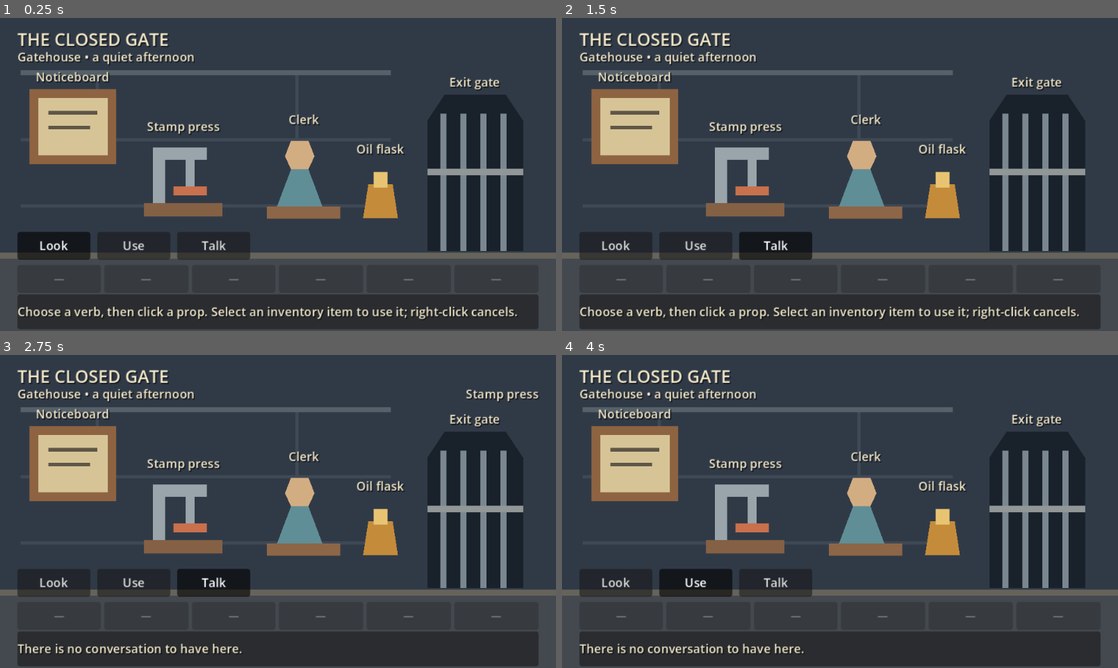
Above: before the commit, frames 1-4 (two rows, left to right).
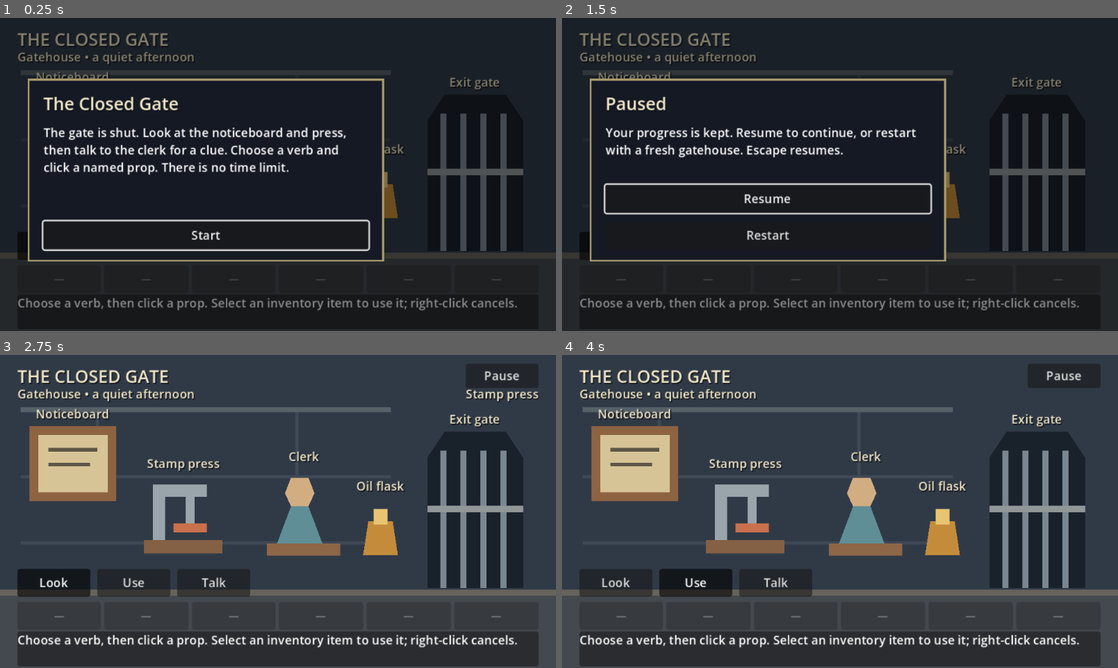
Above: after the commit, the same moments.

Repository: joacod/godot-games
Game: Godot game, scene res://scenes/main.tscn
The game is run twice, just before and just after one commit, with the same random seed, the same clock (stepped at 60 frames per second) and the same inputs.
Inputs (mouse positions are in pixels of both pictures, inside the frame that each line leads up to):
- Up to frame 1 (0.25 s): no input
- Up to frame 2 (1.5 s): click (767, 233) at 0.5 s, where only the run after the commit has a clickable "Start"; click (1062, 39) at 1.25 s, where only the run after the commit has a clickable "Pause"
- Up to frame 3 (2.75 s): click (205, 536) at 2 s, where only the run after the commit has a clickable "Resume"
- Up to frame 4 (4 s): click "Look" at 2.75 s; click "Use" at 3.5 s

The runs differ from the first frame. In frame 1, 82% of the frame differs, in the area x 0-100%, y 0-100%; in frame 2, 83%; in frame 3, 2.8%; in frame 4, 2.8%.

Commit message:
Add point-and-click Step 05 menus and restart

Diff:
--- a/point-and-click/data/theme.tres
+++ b/point-and-click/data/theme.tres
@@ -18,3 +18,14 @@
 metadata/item_target = "…"
 metadata/press_repaired = "Stamp press (repaired)"
 metadata/dialogue_cancel = "Leave conversation"
+metadata/gate_open = "Exit gate (open)"
+metadata/menu_start_title = "The Closed Gate"
+metadata/menu_start_text = "The gate is shut. Look at the noticeboard and press, then talk to the clerk for a clue. Choose a verb and click a named prop. There is no time limit."
+metadata/menu_pause_title = "Paused"
+metadata/menu_pause_text = "Your progress is kept. Resume to continue, or restart with a fresh gatehouse. Escape resumes."
+metadata/menu_complete_title = "The gate is open"
+metadata/menu_complete_text = "You repaired the press, collected a stamped pass and opened the gate. Your errand is complete. Play again with a fresh gatehouse."
+metadata/menu_start = "Start"
+metadata/menu_resume = "Resume"
+metadata/menu_restart = "Restart"
+metadata/menu_pause_button = "Pause"
--- a/point-and-click/scenes/main.tscn
+++ b/point-and-click/scenes/main.tscn
@@ -13,6 +13,8 @@
 
 [ext_resource type="Script" path="res://scripts/dialogue.gd" id="9"]
 [ext_resource type="PackedScene" path="res://scenes/ui/dialogue_panel.tscn" id="10"]
+
+[ext_resource type="PackedScene" path="res://scenes/ui/menus.tscn" id="11"]
 
 [node name="Main" type="Node"]
 script = ExtResource("1")
@@ -89,3 +91,6 @@
 
 [node name="DialoguePanel" parent="UI/Presentation" instance=ExtResource("10")]
 theme = ExtResource("3")
+
+[node name="Menus" parent="UI/Presentation" instance=ExtResource("11")]
+theme = ExtResource("3")
--- /dev/null
+++ b/point-and-click/scenes/ui/menus.tscn
@@ -0,0 +1,71 @@
+[gd_scene load_steps=3 format=3]
+
+[ext_resource type="Script" path="res://scripts/menu_ui.gd" id="1"]
+
+[sub_resource type="StyleBoxFlat" id="PanelStyle"]
+bg_color = Color(0.08, 0.1, 0.14, 1)
+border_width_left = 2
+border_width_top = 2
+border_width_right = 2
+border_width_bottom = 2
+border_color = Color(0.65, 0.6, 0.42, 1)
+
+[node name="Menus" type="Control"]
+visible = false
+layout_mode = 0
+offset_right = 640.0
+offset_bottom = 360.0
+mouse_filter = 2
+script = ExtResource("1")
+
+[node name="Shade" type="ColorRect" parent="."]
+layout_mode = 0
+offset_right = 640.0
+offset_bottom = 360.0
+mouse_filter = 2
+color = Color(0, 0, 0, 0.45)
+
+[node name="Panel" type="PanelContainer" parent="."]
+layout_mode = 0
+offset_left = 32.0
+offset_top = 70.0
+offset_right = 442.0
+offset_bottom = 280.0
+theme_override_styles/panel = SubResource("PanelStyle")
+
+[node name="Margin" type="MarginContainer" parent="Panel"]
+layout_mode = 2
+theme_override_constants/margin_left = 16
+theme_override_constants/margin_right = 16
+theme_override_constants/margin_top = 12
+theme_override_constants/margin_bottom = 12
+
+[node name="Rows" type="VBoxContainer" parent="Panel/Margin"]
+layout_mode = 2
+theme_override_constants/separation = 10
+
+[node name="Title" type="Label" parent="Panel/Margin/Rows"]
+layout_mode = 2
+mouse_filter = 2
+theme_override_font_sizes/font_size = 20
+autowrap_mode = 2
+
+[node name="Text" type="RichTextLabel" parent="Panel/Margin/Rows"]
+custom_minimum_size = Vector2(0, 60)
+layout_mode = 2
+size_flags_vertical = 3
+
+[node name="Primary" type="Button" parent="Panel/Margin/Rows"]
+custom_minimum_size = Vector2(0, 32)
+layout_mode = 2
+
+[node name="Restart" type="Button" parent="Panel/Margin/Rows"]
+custom_minimum_size = Vector2(0, 32)
+layout_mode = 2
+
+[node name="Pause" type="Button" parent="."]
+layout_mode = 0
+offset_left = 536.0
+offset_top = 10.0
+offset_right = 620.0
+offset_bottom = 34.0
--- a/point-and-click/scenes/ui/verbs.tscn
+++ b/point-and-click/scenes/ui/verbs.tscn
@@ -43,11 +43,12 @@
 [node name="ItemPrompt" type="Label" parent="."]
 offset_left = 300.0
 offset_top = 10.0
-offset_right = 620.0
+offset_right = 520.0
 offset_bottom = 34.0
-mouse_filter = 2
+mouse_filter = 0
 theme_override_font_sizes/font_size = 12
-autowrap_mode = 2
+text_overrun_behavior = 3
+clip_text = true
 
 [node name="Description" type="PanelContainer" parent="."]
 offset_left = 20.0
@@ -56,7 +57,6 @@
 offset_bottom = 358.0
 mouse_filter = 0
 
-[node name="Text" type="Label" parent="Description"]
+[node name="Text" type="RichTextLabel" parent="Description"]
+custom_minimum_size = Vector2(0, 38)
 layout_mode = 2
-mouse_filter = 2
-autowrap_mode = 2
--- a/point-and-click/scripts/interaction_ui.gd
+++ b/point-and-click/scripts/interaction_ui.gd
@@ -33,7 +33,9 @@
 
 func _show_prompt() -> void:
 	$ItemPrompt.text = ""
+	$ItemPrompt.tooltip_text = ""
 	if not interaction.selected_item.is_empty():
 		var item_name: String = interaction.inventory.definitions[interaction.selected_item].name
 		var target: String = interaction.hovered_name if not interaction.hovered_name.is_empty() else theme.get_meta("item_target")
 		$ItemPrompt.text = theme.get_meta("item_prompt") % [item_name, target]
+		$ItemPrompt.tooltip_text = $ItemPrompt.text
--- a/point-and-click/scripts/inventory_ui.gd
+++ b/point-and-click/scripts/inventory_ui.gd
@@ -14,6 +14,8 @@
 		slot.size_flags_horizontal = Control.SIZE_EXPAND_FILL
 		slot.add_theme_font_size_override("font_size", 12)
 		slot.toggle_mode = true
+		slot.clip_text = true
+		slot.text_overrun_behavior = TextServer.OVERRUN_TRIM_ELLIPSIS
 		slot.pressed.connect(_select.bind(index))
 		add_child(slot)
 		slots.append(slot)
@@ -33,5 +35,5 @@
 		var slot := slots[index]
 		slot.disabled = not occupied
 		slot.text = inventory.definitions[inventory.items[index]].name if occupied else "—"
-		slot.tooltip_text = inventory.definitions[inventory.items[index]].description if occupied else ""
+		slot.tooltip_text = "%s\n%s" % [inventory.definitions[inventory.items[index]].name, inventory.definitions[inventory.items[index]].description] if occupied else ""
 		slot.set_pressed_no_signal(occupied and inventory.items[index] == interaction.selected_item)
--- a/point-and-click/scripts/main.gd
+++ b/point-and-click/scripts/main.gd
@@ -3,6 +3,8 @@
 const HotspotScene := preload("res://scenes/hotspot.tscn")
 const ContentLoader := preload("res://scripts/content_loader.gd")
 @export var content_directory := "res://data"
+var lifecycle := "start"
+var restart_pending := false
 var content: Dictionary = {}
 var content_errors: PackedStringArray = []
 
@@ -34,7 +36,75 @@
 	$UI/Presentation/InteractionUI.show()
 	$UI/Presentation/InventoryBar.configure($Inventory, $Interaction)
 	$UI/Presentation/InventoryBar.show()
+	$UI/Presentation/Menus.start_requested.connect(start_game)
+	$UI/Presentation/Menus.resume_requested.connect(resume_game)
+	$UI/Presentation/Menus.pause_requested.connect(pause_game)
+	$UI/Presentation/Menus.restart_requested.connect(func(): restart_game.call_deferred())
+	$PuzzleState.finished.connect(_complete_game)
+	$UI/Presentation/Menus.show()
+	$Interaction.modal_open = true
+	$UI/Presentation/Menus.show_screen("start")
 	_refresh_room()
+
+
+func start_game() -> void:
+	if lifecycle != "start" or content.is_empty():
+		return
+	lifecycle = "playing"
+	$Interaction.modal_open = false
+	$UI/Presentation/Menus.show_screen("")
+
+
+func pause_game() -> void:
+	if lifecycle != "playing":
+		return
+	lifecycle = "pause"
+	$Interaction.modal_open = true
+	$Dialogue.set_process_input(false)
+	$UI/Presentation/DialoguePanel.hide()
+	$UI/Presentation/Menus.show_screen("pause")
+
+
+func resume_game() -> void:
+	if lifecycle != "pause":
+		return
+	lifecycle = "playing"
+	$Dialogue.set_process_input(true)
+	$UI/Presentation/DialoguePanel.refresh()
+	$Interaction.modal_open = not $Dialogue.current_node_id.is_empty()
+	$UI/Presentation/Menus.show_screen("")
+
+
+func _complete_game() -> void:
+	lifecycle = "complete"
+	$Interaction.cancel_selection()
+	$Interaction.modal_open = true
+	$UI/Presentation/Menus.show_screen("complete")
+	_refresh_room()
+
+
+func restart_game() -> Node:
+	if restart_pending or content.is_empty():
+		return null
+	restart_pending = true
+	var replacement: Node = load(scene_file_path).instantiate()
+	replacement.content_directory = content_directory
+	var parent := get_parent()
+	var was_current := get_tree().current_scene == self
+	var tree := get_tree()
+	parent.remove_child(self)
+	parent.add_child(replacement)
+	if was_current:
+		tree.current_scene = replacement
+	replacement.start_game()
+	queue_free()
+	return replacement
+
+
+func _unhandled_input(event: InputEvent) -> void:
+	if lifecycle == "playing" and event.is_action_pressed("pause"):
+		pause_game()
+		get_viewport().set_input_as_handled()
 
 
 func build_room() -> void:
@@ -72,3 +142,7 @@
 	var repaired: bool = $PuzzleState.flags.press_repaired
 	$Room/Props/press/Shape4.position.y = -10.0 if repaired else 0.0
 	$Room/pressLabel.text = $UI/Presentation.theme.get_meta("press_repaired") if repaired else $Room/Hotspots/press.display_name
+	var complete: bool = $PuzzleState.completed
+	for index in range(1, 6):
+		$Room/Props/gate.get_node("Shape" + str(index)).visible = not complete
+	$Room/gateLabel.text = $UI/Presentation.theme.get_meta("gate_open") if complete else $Room/Hotspots/gate.display_name
--- /dev/null
+++ b/point-and-click/scripts/menu_ui.gd
@@ -0,0 +1,48 @@
+extends Control
+
+signal start_requested
+signal resume_requested
+signal restart_requested
+signal pause_requested
+
+var screen := ""
+
+
+func _ready() -> void:
+	$Panel/Margin/Rows/Primary.pressed.connect(_primary)
+	$Panel/Margin/Rows/Restart.pressed.connect(func(): restart_requested.emit())
+	$Pause.pressed.connect(func(): pause_requested.emit())
+	$Pause.text = theme.get_meta("menu_pause_button")
+	$Panel/Margin/Rows/Restart.text = theme.get_meta("menu_restart")
+
+
+func show_screen(value: String) -> void:
+	screen = value
+	mouse_filter = Control.MOUSE_FILTER_IGNORE if screen.is_empty() else Control.MOUSE_FILTER_STOP
+	$Shade.visible = not screen.is_empty()
+	$Panel.visible = not screen.is_empty()
+	$Pause.visible = screen.is_empty()
+	if screen.is_empty():
+		return
+	$Panel/Margin/Rows/Title.text = theme.get_meta("menu_" + screen + "_title")
+	$Panel/Margin/Rows/Text.text = theme.get_meta("menu_" + screen + "_text")
+	$Panel/Margin/Rows/Primary.visible = screen != "complete"
+	$Panel/Margin/Rows/Primary.text = theme.get_meta("menu_start" if screen == "start" else "menu_resume")
+	$Panel/Margin/Rows/Restart.visible = screen != "start"
+	if screen == "complete":
+		$Panel/Margin/Rows/Restart.grab_focus()
+	else:
+		$Panel/Margin/Rows/Primary.grab_focus()
+
+
+func _primary() -> void:
+	if screen == "start":
+		start_requested.emit()
+	elif screen == "pause":
+		resume_requested.emit()
+
+
+func _input(event: InputEvent) -> void:
+	if screen == "pause" and event.is_action_pressed("pause"):
+		resume_requested.emit()
+		get_viewport().set_input_as_handled()
--- a/point-and-click/tests/inventory_actions_test.gd
+++ b/point-and-click/tests/inventory_actions_test.gd
@@ -8,6 +8,7 @@
 func run(tree: SceneTree, check: Callable, capture: Callable) -> void:
 	var main := MainScene.instantiate()
 	tree.root.add_child(main)
+	main.start_game()
 	await tree.process_frame
 	var inventory: Node = main.get_node("Inventory")
 	var state: Node = main.get_node("PuzzleState")
--- a/point-and-click/tests/puzzle_chain_test.gd
+++ b/point-and-click/tests/puzzle_chain_test.gd
@@ -7,6 +7,7 @@
 func run(tree: SceneTree, check: Callable, capture: Callable) -> void:
 	var main := MainScene.instantiate()
 	tree.root.add_child(main)
+	main.start_game()
 	await tree.process_frame
 	var state: Node = main.get_node("PuzzleState")
 	var inventory: Node = main.get_node("Inventory")
--- /dev/null
+++ b/point-and-click/tests/restart_test.gd
@@ -0,0 +1,157 @@
+extends RefCounted
+
+const MainScene := preload("res://scenes/main.tscn")
+const InputChecks := preload("res://tests/interaction_test.gd")
+
+
+func key(tree: SceneTree, code: int) -> void:
+	for pressed in [true, false]:
+		var event := InputEventKey.new()
+		event.physical_keycode = code
+		event.pressed = pressed
+		tree.root.push_input(event, true)
+	await tree.process_frame
+
+
+func click_button(tree: SceneTree, inputs: RefCounted, button: Button) -> void:
+	await tree.process_frame
+	await inputs.click(tree, button.get_global_transform_with_canvas() * (button.size / 2))
+
+
+func finish(main: Node) -> void:
+	var interaction: Node = main.get_node("Interaction")
+	interaction.select_verb("use")
+	interaction.dispatch("oil")
+	interaction.select_item("oil")
+	interaction.dispatch("press")
+	interaction.select_verb("talk")
+	interaction.dispatch("clerk")
+	main.get_node("Dialogue").choose(0)
+	main.get_node("Dialogue").choose(0)
+	interaction.select_item("pass")
+	interaction.dispatch("gate")
+
+
+func fresh(main: Node, check: Callable) -> void:
+	check.call(main.lifecycle == "playing" and not main.get_node("Interaction").modal_open, "Restart resumes a playable fresh room")
+	check.call(main.get_node("PuzzleState").flags == main.content.puzzle.initial_flags and not main.get_node("PuzzleState").completed, "Restart resets all flags and completion latch")
+	check.call(main.get_node("Inventory").items.is_empty() and main.get_node("Inventory").definitions.size() == 2, "Restart removes items and any runtime definitions")
+	check.call(main.get_node("Interaction").selected_item.is_empty() and main.get_node("Interaction").selected_verb == "look", "Restart clears selection and resets verb")
+	check.call(main.get_node("Dialogue").current_node_id.is_empty() and main.get_node("Dialogue").choices.is_empty() and main.get_node("Dialogue").feedback.is_empty(), "Restart clears dialogue cursor, choices and feedback")
+	check.call(not main.get_node("UI/Presentation/DialoguePanel").visible and main.get_node("UI/Presentation/Menus").screen.is_empty(), "Restart removes stale modal presentation")
+	check.call(main.get_node("Room/Props/oil").visible and main.get_node("Room/Hotspots/oil").visible and main.get_node("Room/oilLabel").visible, "Restart restores oil visual, label and hit region")
+	check.call(is_equal_approx(main.get_node("Room/Props/press/Shape4").position.y, 0) and main.get_node("Room/pressLabel").text == "Stamp press", "Restart restores original press shape and label")
+	check.call(main.get_node("Room/Props/gate/Shape5").visible and main.get_node("Room/gateLabel").text == "Exit gate", "Restart closes gate shape and label")
+	check.call(main.get_node("UI/Presentation/InteractionUI/Description/Text").text == main.get_node("UI/Presentation").theme.get_meta("interaction_hint"), "Restart resets previous feedback")
+	check.call(main.get_node("Room/Camera2D").position == Vector2(320, 180), "Lifecycle preserves fixed camera")
+
+
+func run(tree: SceneTree, check: Callable, capture: Callable) -> void:
+	var main := MainScene.instantiate()
+	tree.root.add_child(main)
+	await tree.process_frame
+	var inputs := InputChecks.new()
+	var menus: Control = main.get_node("UI/Presentation/Menus")
+	check.call(main.lifecycle == "start" and main.get_node("Interaction").modal_open, "Startup blocks gameplay until Start")
+	main.get_node("Interaction").select_verb("use")
+	main.get_node("Interaction").dispatch("oil")
+	await inputs.click(tree, main.get_node("Room/Hotspots/oil").get_global_transform_with_canvas() * Vector2(20, 20))
+	check.call(not main.get_node("PuzzleState").flags.oil_taken, "Start overlay blocks direct and injected room clicks")
+	await capture.call("menu-start")
+	await click_button(tree, inputs, menus.get_node("Panel/Margin/Rows/Primary"))
+	fresh(main, check)
+	await key(tree, KEY_ESCAPE)
+	check.call(main.lifecycle == "pause", "Escape pauses idle gameplay")
+	await capture.call("menu-pause")
+	await key(tree, KEY_ESCAPE)
+	check.call(main.lifecycle == "playing", "Escape resumes pause without reopening it")
+	main.get_node("Interaction").select_verb("use")
+	main.get_node("Interaction").dispatch("oil")
+	main.get_node("Interaction").select_item("oil")
+	await key(tree, KEY_ESCAPE)
+	check.call(main.lifecycle == "playing" and main.get_node("Interaction").selected_item.is_empty(), "Escape cancels selected item before pausing")
+	main.get_node("Interaction").select_verb("talk")
+	main.get_node("Interaction").dispatch("clerk")
+	await click_button(tree, inputs, menus.get_node("Pause"))
+	check.call(main.lifecycle == "pause" and main.get_node("Dialogue").current_node_id == "jammed" and not main.get_node("UI/Presentation/DialoguePanel").visible, "Pause suspends an open conversation without clearing it")
+	main.get_node("Interaction").dispatch("press")
+	await click_button(tree, inputs, menus.get_node("Panel/Margin/Rows/Primary"))
+	check.call(main.lifecycle == "playing" and main.get_node("UI/Presentation/DialoguePanel").visible and main.get_node("Interaction").modal_open, "Resume restores dialogue with room still locked")
+	await key(tree, KEY_ESCAPE)
+	check.call(main.lifecycle == "playing" and main.get_node("Dialogue").current_node_id.is_empty(), "Escape closes dialogue before pause")
+	main = main.restart_game()
+	await tree.process_frame
+	for stage in ["initial", "mid-puzzle", "repaired", "dialogue-open", "complete"]:
+		if stage == "mid-puzzle":
+			main.get_node("Interaction").select_verb("use")
+			main.get_node("Interaction").dispatch("oil")
+			main.get_node("Interaction").select_item("oil")
+		elif stage in ["repaired", "dialogue-open"]:
+			main.get_node("Interaction").select_verb("use")
+			main.get_node("Interaction").dispatch("oil")
+			main.get_node("Interaction").select_item("oil")
+			main.get_node("Interaction").dispatch("press")
+			if stage == "dialogue-open":
+				main.get_node("Interaction").select_verb("talk")
+				main.get_node("Interaction").dispatch("clerk")
+		elif stage == "complete":
+			finish(main)
+			check.call(main.lifecycle == "complete" and main.get_node("Interaction").modal_open, "Finish opens terminal screen and locks room")
+			check.call(not main.get_node("Room/Props/gate/Shape5").visible and main.get_node("Room/gateLabel").text == "Exit gate (open)", "Completion opens gate shape and label")
+			for index in 20:
+				main.get_node("Interaction").dispatch("gate")
+				main.pause_game()
+			check.call(main.lifecycle == "complete" and main.get_node("Inventory").items == ["pass"], "Rapid repeat input cannot leave completion or lose pass")
+			await capture.call("menu-complete")
+		if stage != "complete":
+			main.pause_game()
+		var old := main
+		menus = main.get_node("UI/Presentation/Menus")
+		await click_button(tree, inputs, menus.get_node("Panel/Margin/Rows/Restart"))
+		check.call(not is_instance_valid(old) or not old.is_inside_tree(), "GUI restart removes previous run: " + stage)
+		main = tree.root.get_child(tree.root.get_child_count() - 1)
+		fresh(main, check)
+		finish(main)
+		check.call(main.lifecycle == "complete", "Rebuilt puzzle finishes after restart: " + stage)
+		main = main.restart_game()
+		await tree.process_frame
+	# Text stress fixtures stay local to this run, never alter shipped resources.
+	var long_text := "A long authored sentence that must remain readable through scrolling. ".repeat(30)
+	var description: RichTextLabel = main.get_node("UI/Presentation/InteractionUI/Description/Text")
+	main.get_node("Interaction").feedback_changed.emit(long_text)
+	main.get_node("Inventory").definitions.oil.name = "A very long oil flask inventory display name"
+	main.get_node("Interaction").select_verb("use")
+	main.get_node("Interaction").dispatch("oil")
+	main.get_node("Interaction").select_item("oil")
+	main.get_node("Interaction").feedback_changed.emit(long_text)
+	await tree.process_frame
+	await tree.process_frame
+	check.call(description.get_content_height() > description.size.y and description.scroll_active, "Long feedback stays in a scrollable description region")
+	check.call(Rect2(Vector2.ZERO, Vector2(640, 360)).encloses(description.get_global_rect()), "Long feedback does not expand beyond viewport")
+	for slot in main.get_node("UI/Presentation/InventoryBar").slots:
+		check.call(slot.get_global_rect().end.x <= 620 and slot.clip_text, "Six inventory slots fit even with long item names")
+	check.call("very long oil" in main.get_node("UI/Presentation/InventoryBar").slots[0].tooltip_text, "Tooltip preserves full inventory name")
+	await capture.call("long-feedback")
+	main.get_node("Interaction").cancel_selection()
+	main.get_node("Dialogue").nodes.jammed.text = long_text
+	main.get_node("Dialogue").nodes.jammed.choices[0].text = long_text
+	main.get_node("Interaction").select_verb("talk")
+	main.get_node("Interaction").dispatch("clerk")
+	await tree.process_frame
+	await tree.process_frame
+	var panel: Control = main.get_node("UI/Presentation/DialoguePanel")
+	var scroll: ScrollContainer = panel.get_node("Panel/Margin/Rows/Scroll")
+	check.call(scroll.get_node("Content").size.y > scroll.size.y and scroll.get_global_rect().end.y < 360, "Long dialogue and choices scroll inside viewport")
+	await capture.call("long-dialogue")
+	scroll.scroll_vertical = int(scroll.get_node("Content").size.y)
+	await tree.process_frame
+	var choice: Button = panel.get_node("Panel/Margin/Rows/Scroll/Content/Choices").get_child(0)
+	var visible_choice := choice.get_global_rect().intersection(scroll.get_global_rect())
+	await inputs.click(tree, panel.get_global_transform_with_canvas() * visible_choice.get_center())
+	check.call(main.get_node("Dialogue").current_node_id.is_empty(), "Long choice remains reachable and clickable by scrolling")
+	main = main.restart_game()
+	await tree.process_frame
+	fresh(main, check)
+	await capture.call("restart-fresh")
+	main.queue_free()
+	await tree.process_frame
--- a/point-and-click/tests/run_tests.gd
+++ b/point-and-click/tests/run_tests.gd
@@ -112,6 +112,7 @@
 	await process_frame
 	var main := MainScene.instantiate()
 	root.add_child(main)
+	main.start_game()
 	await process_frame
 	check(main.content_errors.is_empty() and main.get_node("Room").visible, "Valid startup must reveal room")
 	check(main.get_node("Room/Hotspots").get_child_count() == 5, "Five hotspot definitions instantiated")
@@ -162,5 +163,6 @@
 	await process_frame
 	await preload("res://tests/inventory_actions_test.gd").new().run(self, check, capture)
 	await preload("res://tests/puzzle_chain_test.gd").new().run(self, check, capture)
-	print("Foundation + interaction + inventory + puzzle checks: %d passed, %d failed" % [checks - failures, failures])
+	await preload("res://tests/restart_test.gd").new().run(self, check, capture)
+	print("Foundation + interaction + inventory + puzzle + lifecycle checks: %d passed, %d failed" % [checks - failures, failures])
 	quit(1 if failures else 0)
Not shown: 1 places in point-and-click/scenes/main.tscn that only renumber resources
Not shown, added: point-and-click/scripts/menu_ui.gd.uid
Not shown, added: point-and-click/tests/restart_test.gd.uid
Not shown, changed: openspec/changes/add-point-and-click/tasks.md
Not shown, changed: point-and-click/docs/ACCEPTANCE.md
Not shown, changed: point-and-click/docs/DESIGN.md
Not shown, changed: point-and-click/docs/STEPS.md
Not shown, changed: point-and-click/docs/steps/05-lifecycle-and-presentation.md
